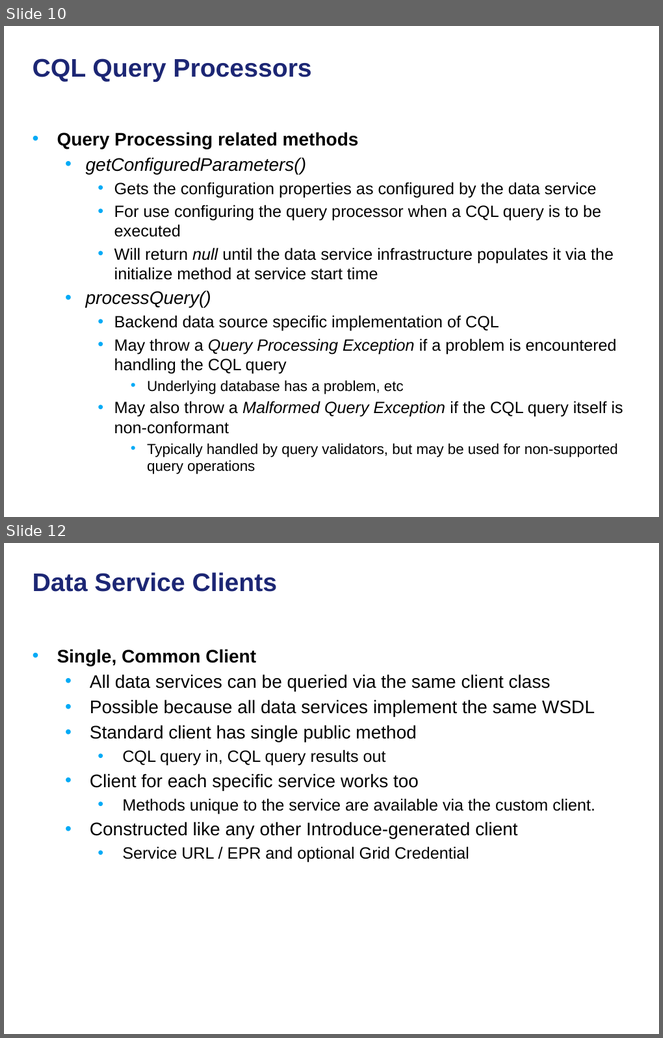
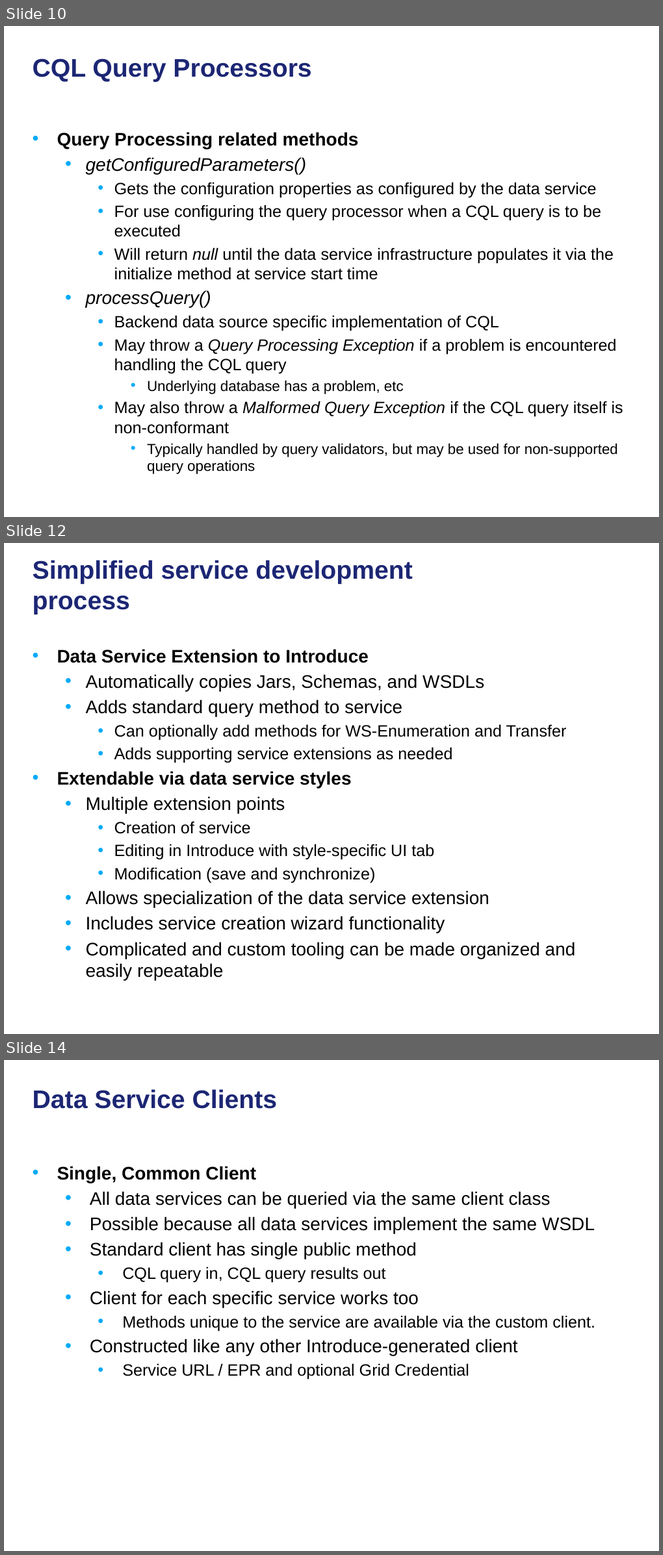
Before and after one commit to NCIP/cagrid-docs, a slide deck: presentations/200906_Novartis/caGrid Data Services.pptx. Shown one above the other, each under a label of ours: slides 10 and 12 before the commit, slides 10, 12 and 14 after it; the slides between them are not shown. The pictures are 663x1038 and 663x1555 pixels, drawn with LibreOffice and Linux fonts; fonts in the diff are those of the drawing; background and template pictures are left out. Boxes give left, top, right and bottom in pixels: in the first picture for what was removed or moved away, otherwise in the second. Text is boxed around its words. In the diff, an @@ line names an element or a change of style, - is before the commit and + after.

```diff
--- a/presentations/200906_Novartis/caGrid Data Services.pptx
+++ b/presentations/200906_Novartis/caGrid Data Services.pptx
@@ slide 12 added at box(4, 543, 659, 1034), background picture (left out) @@
@@ title added at box(33, 560, 412, 615), 28 pt, text #1C2674, bold @@
+Simplified service development process
@@ text added at box(57, 649, 576, 980), 20 pt, text #000000 @@
+• Data Service Extension to Introduce
+  • Automatically copies Jars, Schemas, and WSDLs
+  • Adds standard query method to service
+    • Can optionally add methods for WS-Enumeration and Transfer
+    • Adds supporting service extensions as needed
+• Extendable via data service styles
+  • Multiple extension points
+    • Creation of service
+    • Editing in Introduce with style-specific UI tab
+    • Modification (save and synchronize)
+  • Allows specialization of the data service extension
+  • Includes service creation wizard functionality
+  • Complicated and custom tooling can be made organized and easily repeatable
@@ what was slide 12 is now slide 14 @@
```
Also in this commit, not shown: 2 slides changed, 1 other slide added.
